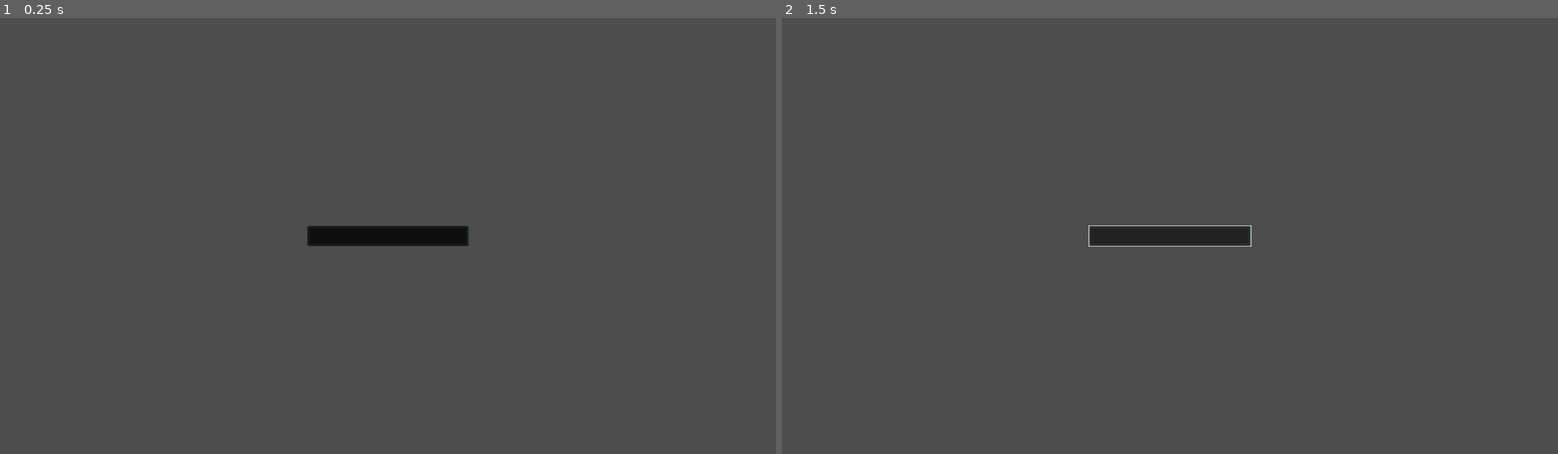
Above: before the commit, frames 1-2 (left to right).
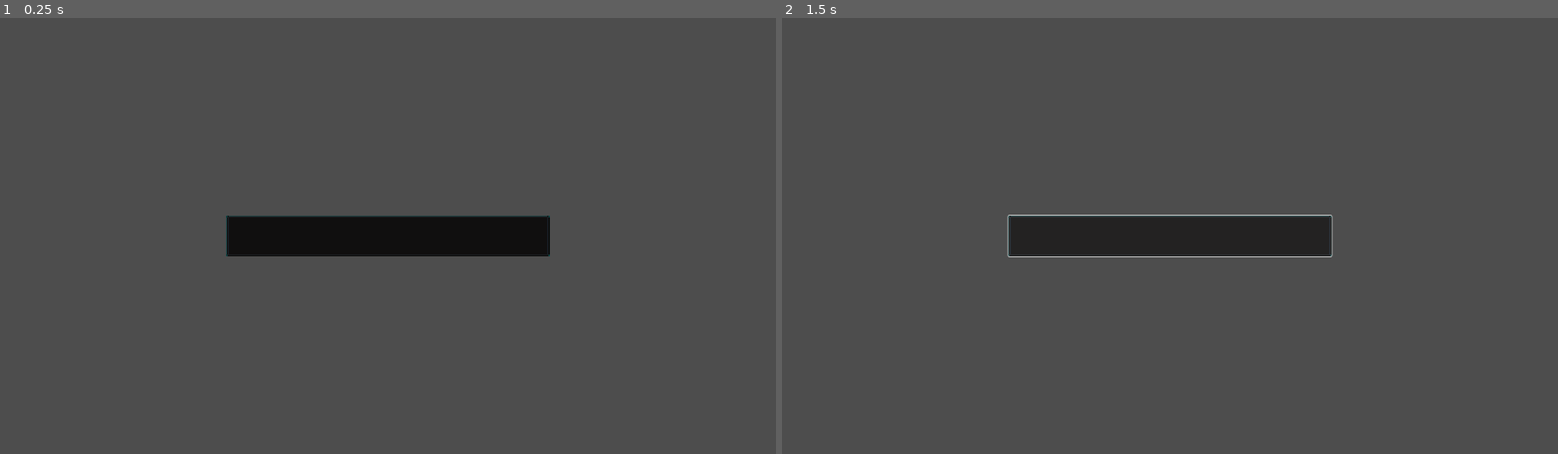
Above: after the commit, the same moments.

Repository: GreyedOutName/ChronoPunk-ForDevConManila
Game: Godot game, scene res://Scenes/GUI_Dialogue_Choice.tscn
The game is run twice, just before and just after one commit, with the same random seed, the same clock (stepped at 60 frames per second) and the same inputs. This scene is started directly instead of the project's main scene.
Inputs (mouse positions are in pixels of both pictures, inside the frame that each line leads up to):
- Up to frame 1 (0.25 s): no input
- Up to frame 2 (1.5 s): click (1170, 236) at 0.5 s; click (1170, 236) at 1.25 s

The runs differ from the first frame. In frame 1, 3.1% of the frame differs, in the area x 29-71%, y 45-55%; in frame 2, 3.3%.

Commit message:
fixed resolution

Diff:
--- a/Scenes/GUI.tscn
+++ b/Scenes/GUI.tscn
@@ -4,8 +4,6 @@
 [ext_resource type="Texture2D" uid="uid://bn5yi7epchlxh" path="res://Assets/UI_Assets/windowUI2.png" id="2_ptolr"]
 
 [node name="CanvasLayer" type="CanvasLayer" node_paths=PackedStringArray("turnIndicator", "dialogueBox", "dialogueChoices", "ChoicesVbox", "dialogueText", "dialogueLabel", "reminderText", "GameObjectives", "Score")]
-scale = Vector2(2, 2)
-transform = Transform2D(2, 0, 0, 2, 0, 0)
 script = ExtResource("1_bpa6r")
 turnIndicator = NodePath("TopLeftBoxes/NinePatchRect/TurnNumberLabel")
 dialogueBox = NodePath("DialogueBox")
@@ -18,14 +16,14 @@
 Score = NodePath("TopLeftBoxes/NinePatchRect2/Score")
 
 [node name="TopLeftBoxes" type="VBoxContainer" parent="."]
-offset_left = 16.0
-offset_top = 12.0
-offset_right = 186.0
-offset_bottom = 114.0
+offset_left = 47.0
+offset_top = 26.0
+offset_right = 267.0
+offset_bottom = 276.0
 theme_override_constants/separation = 10
 
 [node name="NinePatchRect" type="NinePatchRect" parent="TopLeftBoxes"]
-custom_minimum_size = Vector2(110, 60)
+custom_minimum_size = Vector2(220, 120)
 layout_mode = 2
 size_flags_horizontal = 4
 size_flags_vertical = 4
@@ -37,25 +35,19 @@
 
 [node name="TurnNumberLabel" type="Label" parent="TopLeftBoxes/NinePatchRect"]
 layout_mode = 1
-anchors_preset = 8
-anchor_left = 0.5
-anchor_top = 0.5
-anchor_right = 0.5
-anchor_bottom = 0.5
-offset_left = -54.5
-offset_top = -21.0
-offset_right = 54.5
-offset_bottom = 21.0
+anchors_preset = 15
+anchor_right = 1.0
+anchor_bottom = 1.0
 grow_horizontal = 2
 grow_vertical = 2
-theme_override_font_sizes/font_size = 25
+theme_override_font_sizes/font_size = 50
 text = "Turn: 1"
 horizontal_alignment = 1
 vertical_alignment = 1
 autowrap_mode = 2
 
 [node name="NinePatchRect2" type="NinePatchRect" parent="TopLeftBoxes"]
-custom_minimum_size = Vector2(110, 60)
+custom_minimum_size = Vector2(220, 120)
 layout_mode = 2
 size_flags_horizontal = 4
 size_flags_vertical = 4
@@ -67,29 +59,23 @@
 
 [node name="Score" type="Label" parent="TopLeftBoxes/NinePatchRect2"]
 layout_mode = 1
-anchors_preset = 8
-anchor_left = 0.5
-anchor_top = 0.5
-anchor_right = 0.5
-anchor_bottom = 0.5
-offset_left = -54.5
-offset_top = -21.0
-offset_right = 54.5
-offset_bottom = 21.0
+anchors_preset = 15
+anchor_right = 1.0
+anchor_bottom = 1.0
 grow_horizontal = 2
 grow_vertical = 2
-theme_override_font_sizes/font_size = 20
+theme_override_font_sizes/font_size = 40
 text = "Score: 0"
 horizontal_alignment = 1
 vertical_alignment = 1
 autowrap_mode = 2
 
 [node name="GameObjectives" type="VBoxContainer" parent="."]
-offset_left = 18.0
-offset_top = 151.0
-offset_right = 3178.0
-offset_bottom = 9791.0
-scale = Vector2(0.05, 0.05)
+offset_left = 56.0
+offset_top = 303.0
+offset_right = 3216.0
+offset_bottom = 7623.0
+scale = Vector2(0.1, 0.1)
 
 [node name="DialogueBox" type="MarginContainer" parent="."]
 visible = false
@@ -98,9 +84,9 @@
 anchor_top = 1.0
 anchor_right = 0.5
 anchor_bottom = 1.0
-offset_left = -298.5
-offset_top = -294.0
-offset_right = 298.5
+offset_left = -403.0
+offset_top = -397.0
+offset_right = 403.0
 grow_horizontal = 2
 grow_vertical = 0
 size_flags_horizontal = 4
@@ -112,11 +98,10 @@
 
 [node name="BaseDialogue" type="VBoxContainer" parent="DialogueBox"]
 layout_mode = 2
-size_flags_vertical = 4
 alignment = 2
 
 [node name="NinePatchRect" type="NinePatchRect" parent="DialogueBox/BaseDialogue"]
-custom_minimum_size = Vector2(160, 70)
+custom_minimum_size = Vector2(320, 140)
 layout_mode = 2
 size_flags_horizontal = 8
 texture = ExtResource("2_ptolr")
@@ -131,12 +116,12 @@
 offset_top = 12.0
 offset_right = 147.0
 offset_bottom = 93.0
-theme_override_font_sizes/font_size = 24
+theme_override_font_sizes/font_size = 48
 text = "Jared"
 autowrap_mode = 3
 
 [node name="NinePatchRect2" type="NinePatchRect" parent="DialogueBox/BaseDialogue"]
-custom_minimum_size = Vector2(200, 150)
+custom_minimum_size = Vector2(400, 300)
 layout_mode = 2
 texture = ExtResource("2_ptolr")
 patch_margin_left = 5
@@ -145,12 +130,17 @@
 patch_margin_bottom = 5
 
 [node name="DialogueText" type="Label" parent="DialogueBox/BaseDialogue/NinePatchRect2"]
-layout_mode = 0
-offset_left = 16.0
-offset_top = 12.0
-offset_right = 522.0
-offset_bottom = 219.0
-theme_override_font_sizes/font_size = 32
+layout_mode = 1
+anchors_preset = 15
+anchor_right = 1.0
+anchor_bottom = 1.0
+offset_left = 27.0
+offset_top = 10.0
+offset_right = -18.0
+offset_bottom = -8.0
+grow_horizontal = 2
+grow_vertical = 2
+theme_override_font_sizes/font_size = 64
 text = "I don't want to be this kind of animal anymore"
 autowrap_mode = 3
 
--- a/Scenes/GUI_Dialogue_Choice.tscn
+++ b/Scenes/GUI_Dialogue_Choice.tscn
@@ -4,7 +4,7 @@
 [ext_resource type="Script" uid="uid://wiik7opweovo" path="res://Scripts/GUI_choices_script.gd" id="2_7h1w7"]
 
 [node name="DialogueChoiceContainer" type="NinePatchRect" node_paths=PackedStringArray("button")]
-custom_minimum_size = Vector2(400, 50)
+custom_minimum_size = Vector2(800, 100)
 anchors_preset = 8
 anchor_left = 0.5
 anchor_top = 0.5
@@ -33,6 +33,7 @@
 anchor_bottom = 1.0
 grow_horizontal = 2
 grow_vertical = 2
+theme_override_font_sizes/font_size = 45
 text = "No, I'm a fake"
 
 [connection signal="button_up" from="ChoiceButton" to="." method="_on_choice_button_button_up"]
--- a/Scenes/GUI_ObjectiveText.tscn
+++ b/Scenes/GUI_ObjectiveText.tscn
@@ -1,7 +1,7 @@
 [gd_scene format=3 uid="uid://6qjmwa5iamrs"]
 
 [node name="Objectives" type="RichTextLabel"]
-custom_minimum_size = Vector2(110, 800)
+custom_minimum_size = Vector2(110, 600)
 anchors_preset = 15
 anchor_right = 1.0
 anchor_bottom = 1.0
